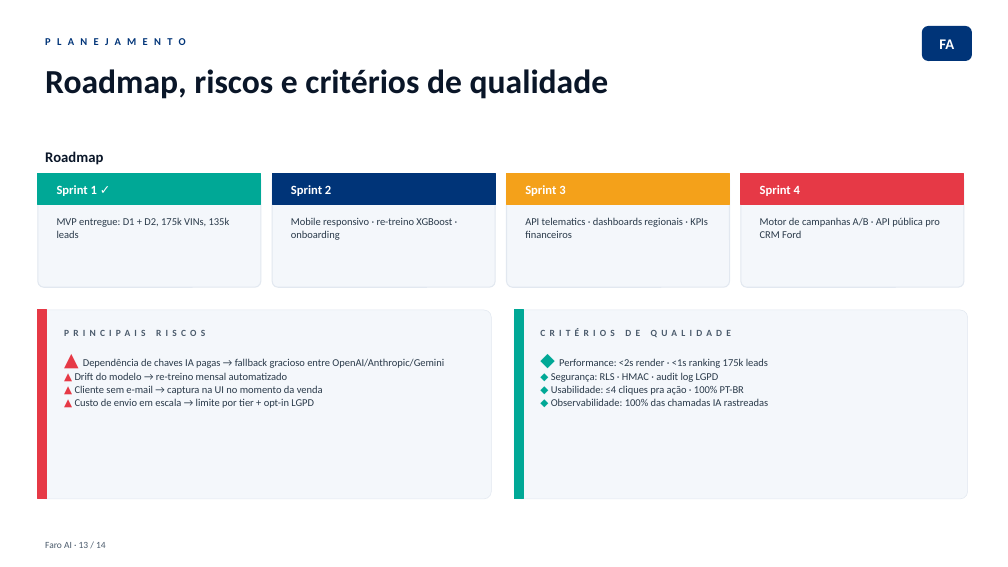
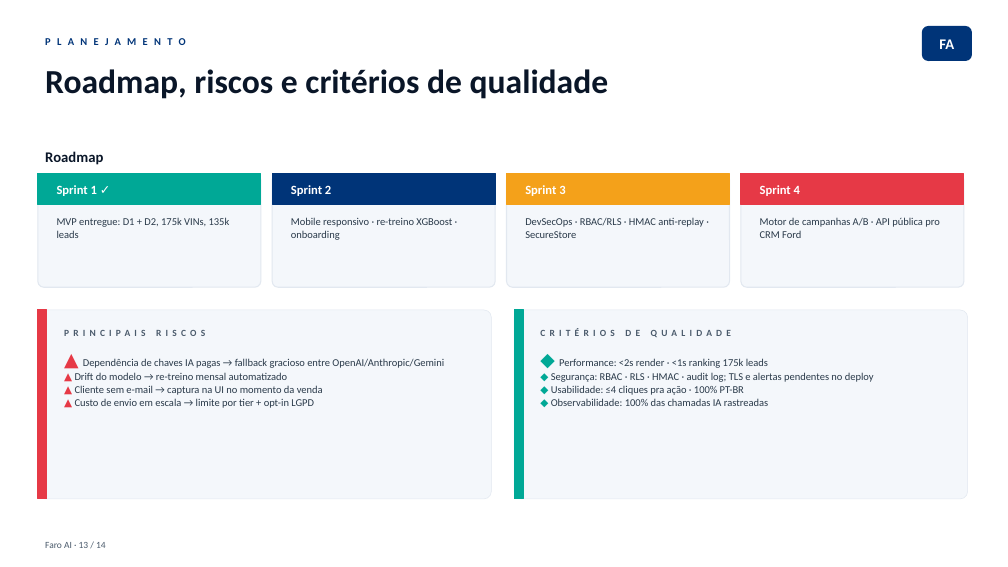
Before and after one commit to P0lid0/ford-fiap-challenge, a slide deck: slide 13 of docs/deliverables/Apresentacao_FaroAI.pptx. Drawn at 1008x567 pixels with LibreOffice and Linux fonts; fonts in the diff are those of the drawing. Boxes give left, top, right and bottom in pixels: in the first picture for what was removed or moved away, otherwise in the second. Text is boxed around its words. In the diff, an @@ line names an element or a change of style, - is before the commit and + after.

Commit message:
feat(security): harden Sprint 3 controls
- Tighten API, ML, and mobile security controls
- Expand CI with SAST, dependency audits, and secret scanning
- Update security docs and Sprint 3 deliverables

```diff
--- a/docs/deliverables/Apresentacao_FaroAI.pptx
+++ b/docs/deliverables/Apresentacao_FaroAI.pptx
@@ text at (525,218,704,238): text changed @@
-API telematics · dashboards regionais · KPIs financeiros
+DevSecOps · RBAC/RLS · HMAC anti-replay · SecureStore
@@ text at (551,358,874,406): text changed @@
-◆ Performance: <2s render · <1s ranking 175k leads
-◆ Segurança: RLS · HMAC · audit log LGPD
-◆ Usabilidade: ≤4 cliques pra ação · 100% PT-BR
-◆ Observabilidade: 100% das chamadas IA rastreadas
+◆ Performance: <2s render · <1s ranking 175k leads
+◆ Segurança: RBAC · RLS · HMAC · audit log; TLS e alertas pendentes no deploy
+◆ Usabilidade: ≤4 cliques pra ação · 100% PT-BR
+◆ Observabilidade: 100% das chamadas IA rastreadas
```
Also in this commit, not shown: 5 other slides changed, 1 slide added, 1 slide removed, 53 other files.
